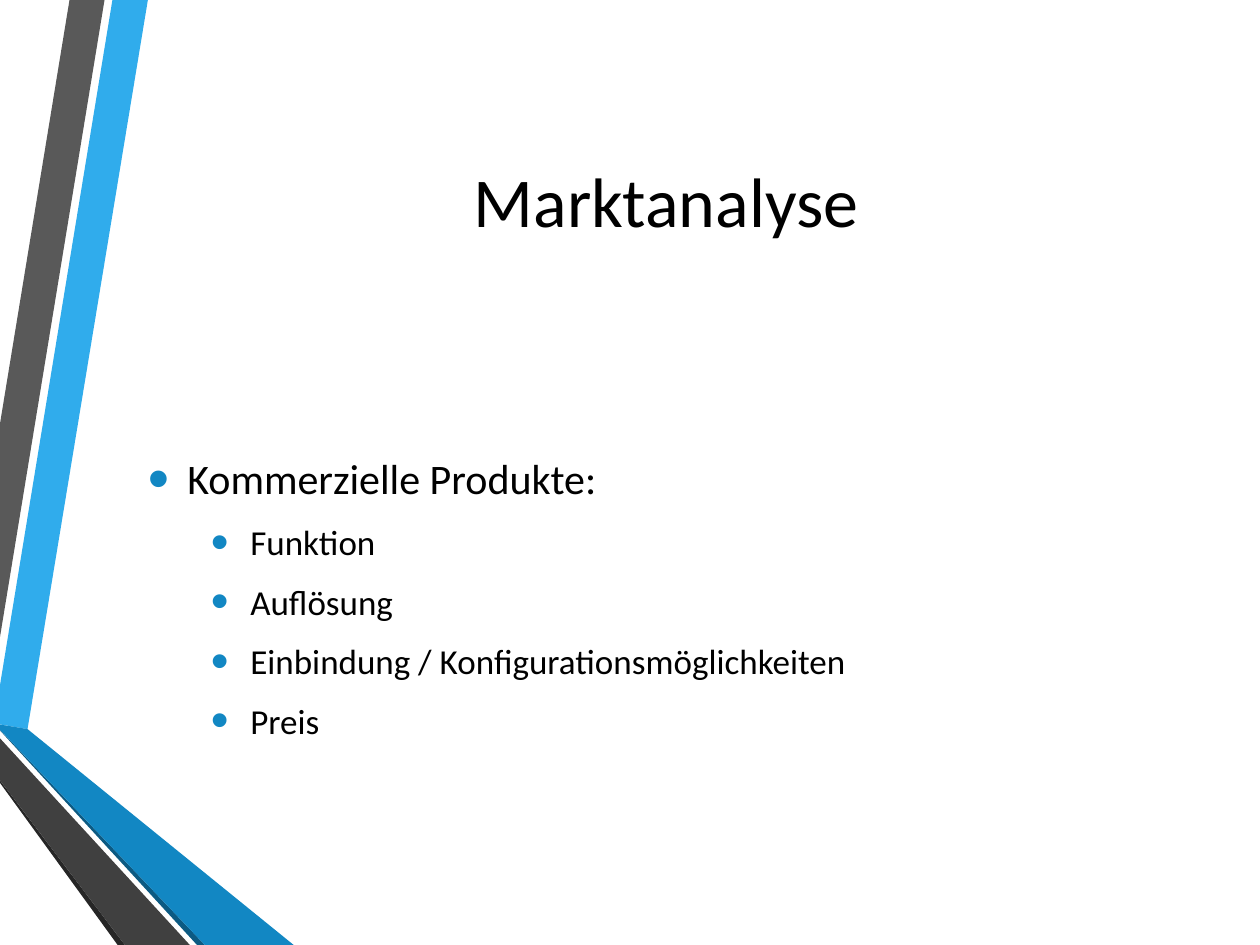
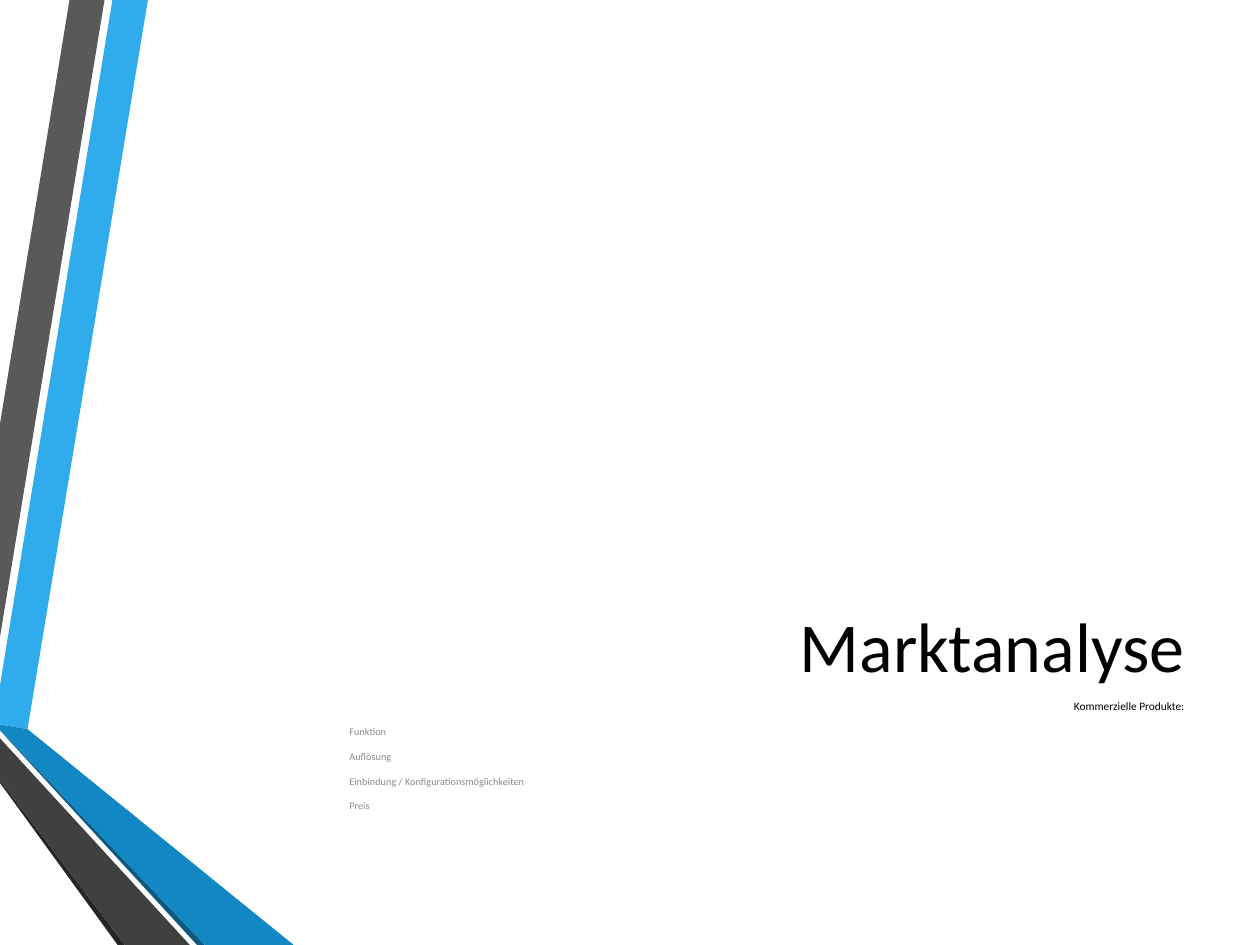
Before and after one commit to domeix/RSPiNoIR, a slide deck: slide 4 of Praesi.pptx (slide 5 before the commit). Drawn at 1260x945 pixels with LibreOffice and Linux fonts; fonts in the diff are those of the drawing; background and template pictures are left out. Boxes give left, top, right and bottom in pixels: in the first picture for what was removed or moved away, otherwise in the second. Text is boxed around its words. In the diff, an @@ line names an element or a change of style, - is before the commit and + after.

```diff
--- a/Praesi.pptx
+++ b/Praesi.pptx
@@ title "Marktanalyse": place and size @@
-title "Marktanalyse" at (474,178,858,239)
+title "Marktanalyse" at (800,623,1184,684)
@@ title "Marktanalyse" at (800,623,1184,684): alignment centre to right; vertical alignment middle to bottom @@
@@ text "Kommerzielle Produkte:": place and size @@
-text "Kommerzielle Produkte:" at (187,464,846,735)
+text "Kommerzielle Produkte:" at (349,702,1184,809)
@@ text "Kommerzielle Produkte:" at (349,702,1184,809): size 24 to 6.5 pt in "Kommerzielle Produkte:"; size 20 to 5.8 pt, text colour #000000 to #8C8C8C in "Funktion", "Auflösung", "Einbindung / Konfigurationsmöglichkeiten", "Preis"; alignment left to right; bullet • to none; less space between paragraphs; vertical alignment middle to top @@
```
Also in this commit, not shown: 8 other slides changed, 4 slides added, 1 slide removed.
